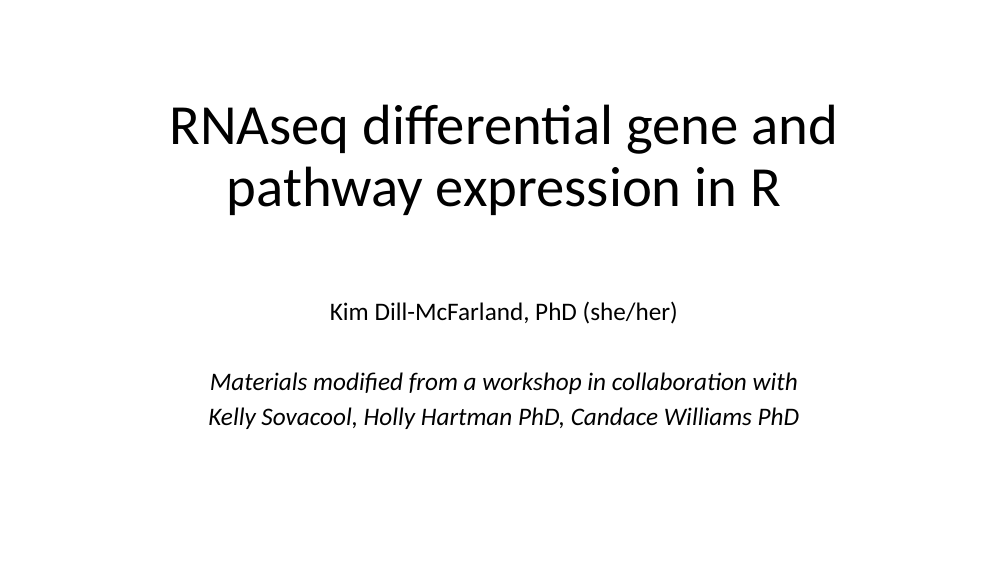
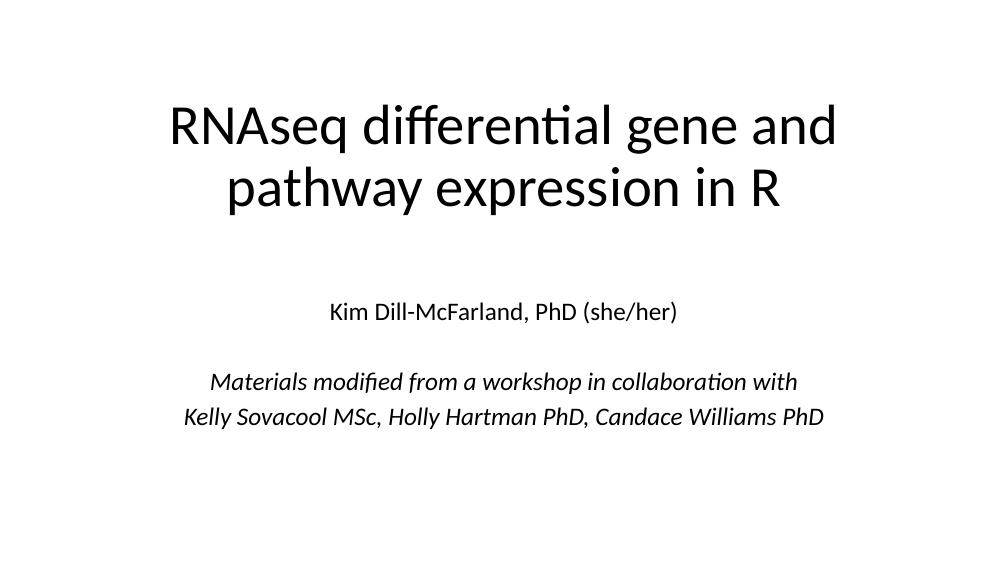
Before and after one commit to BIGslu/workshops, a slide deck: slide 2 of 2023.01.30_RNAseq.i4TB/welcome.pptx. Drawn at 1008x567 pixels with LibreOffice and Linux fonts; fonts in the diff are those of the drawing. Boxes give left, top, right and bottom in pixels: in the first picture for what was removed or moved away, otherwise in the second. Text is boxed around its words. In the diff, an @@ line names an element or a change of style, - is before the commit and + after.

```diff
--- a/2023.01.30_RNAseq.i4TB/welcome.pptx
+++ b/2023.01.30_RNAseq.i4TB/welcome.pptx
@@ subtitle at (x1=184, y1=407, x2=823, y2=429): text changed @@
-Kelly Sovacool, Holly Hartman PhD, Candace Williams PhD
+Kelly Sovacool MSc, Holly Hartman PhD, Candace Williams PhD
```
Also in this commit, not shown: 5 other slides changed.
